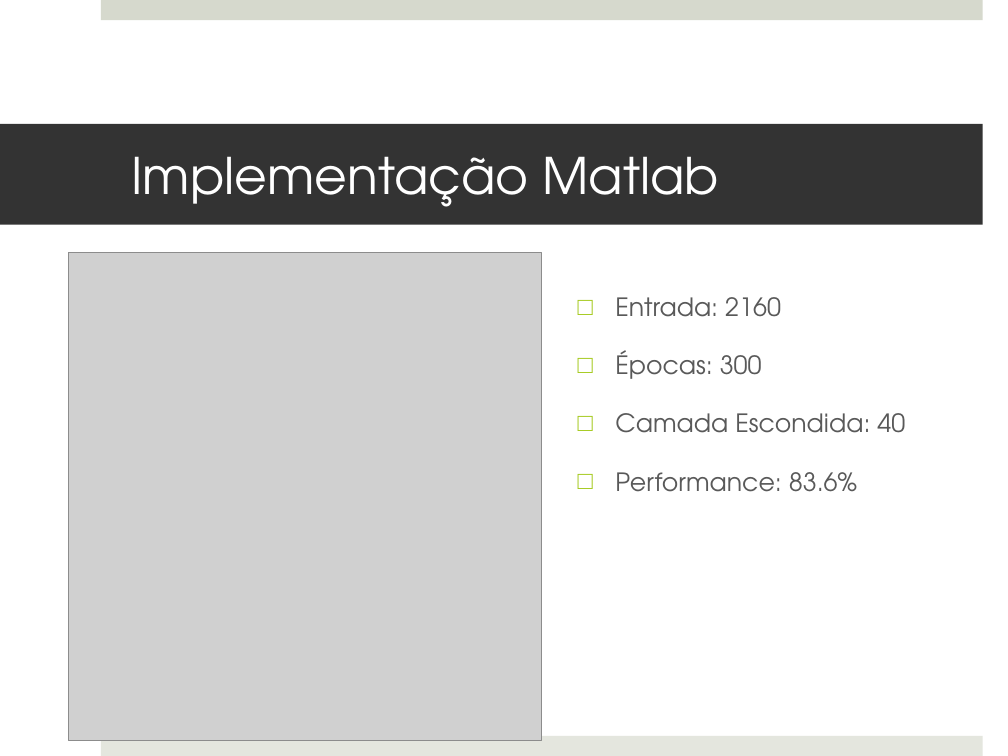
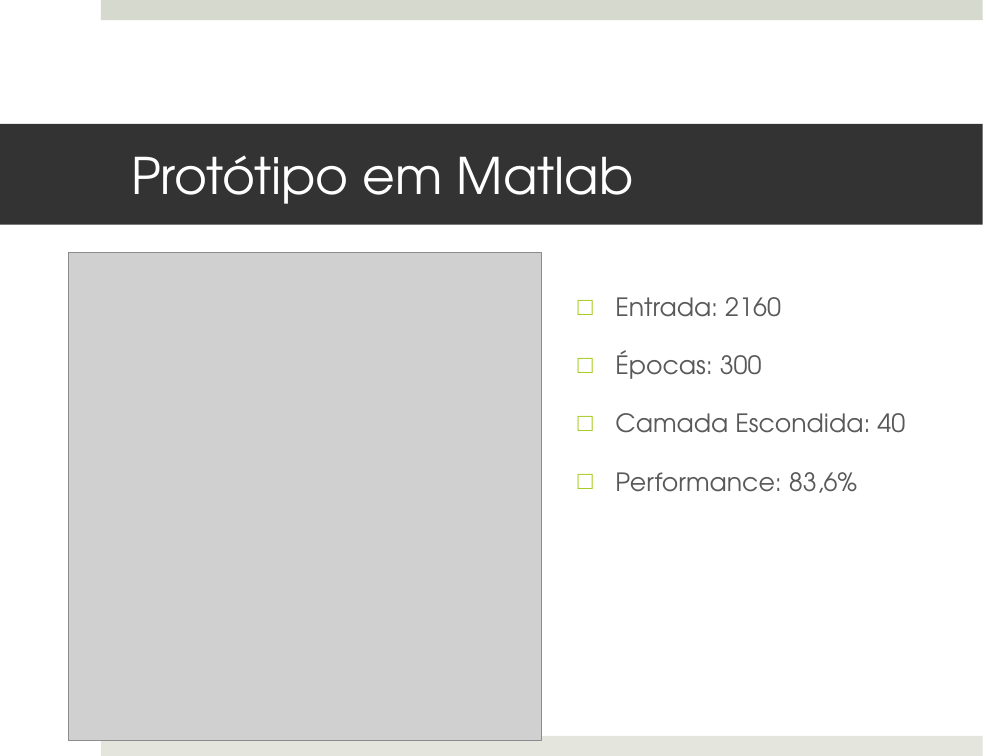
Before and after one commit to MarioBajr/Redes-Neurais, a slide deck: slide 32 of projeto PI.pptx (slide 31 before the commit). Drawn at 1008x756 pixels with LibreOffice and Linux fonts; fonts in the diff are those of the drawing; grey boxes stand for pictures. Boxes give left, top, right and bottom in pixels: in the first picture for what was removed or moved away, otherwise in the second. Text is boxed around its words. In the diff, an @@ line names an element or a change of style, - is before the commit and + after.

```diff
--- a/projeto PI.pptx
+++ b/projeto PI.pptx
@@ title at (131, 155, 634, 204): text changed @@
-Implementação Matlab
+Protótipo em Matlab
@@ text at (615, 472, 857, 493): text changed @@
-□ Performance: 83.6%
+□ Performance: 83,6%
```
Also in this commit, not shown: 3 other slides changed, 2 slides added, 1 slide removed.
